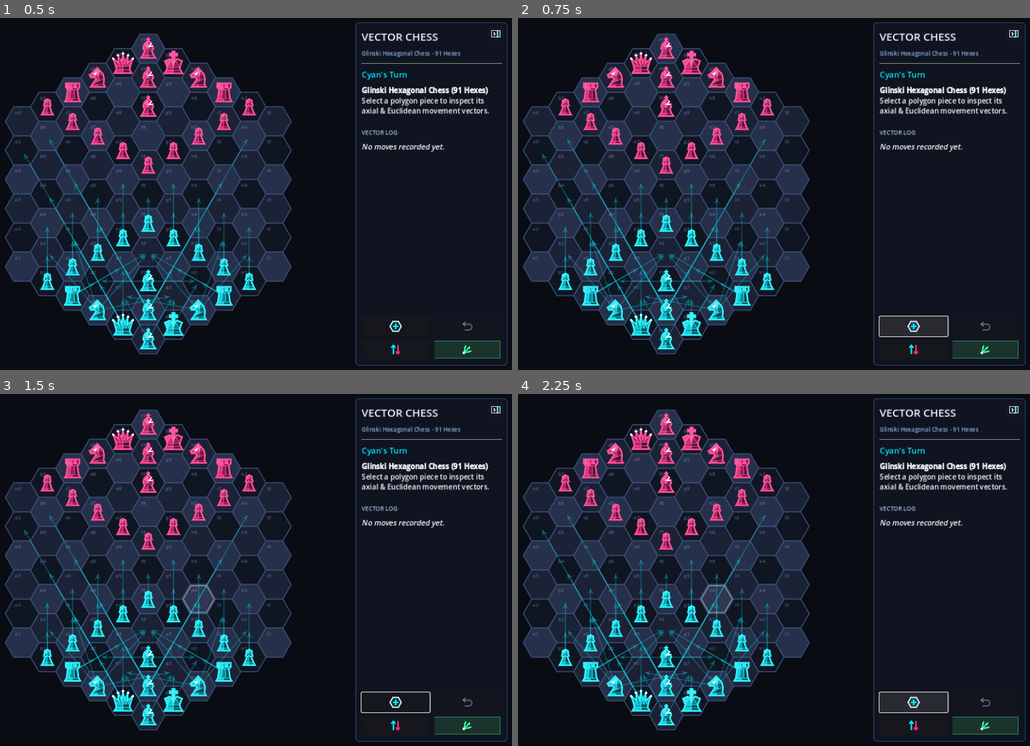
Above: before the commit, frames 1-4 (two rows, left to right).
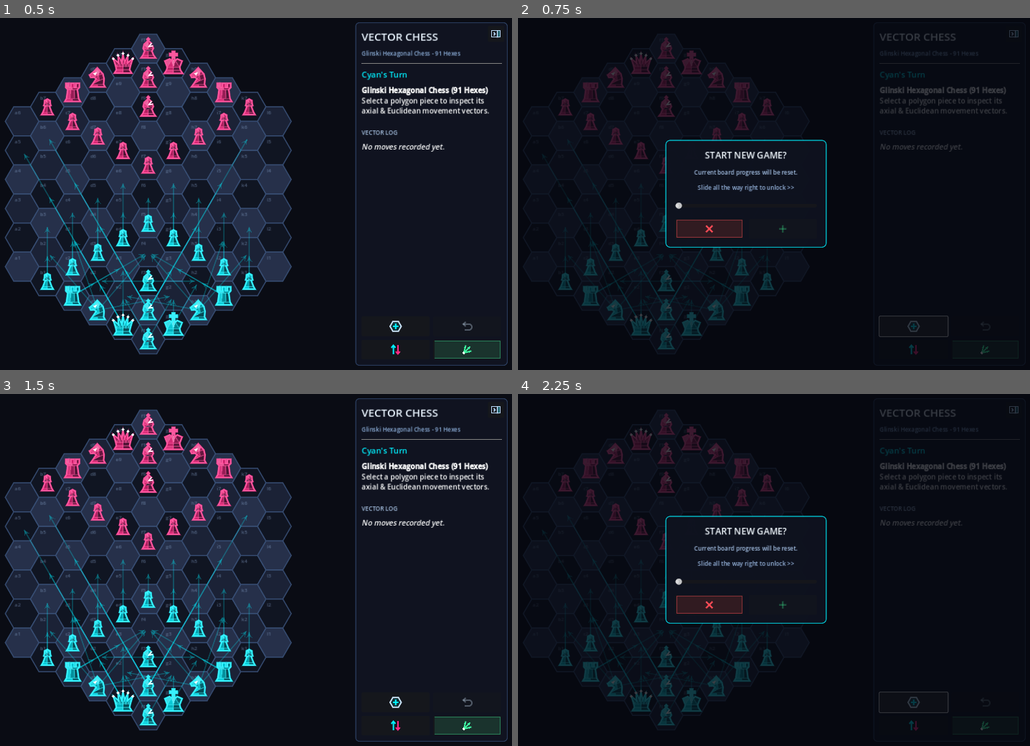
Above: after the commit, the same moments.

Repository: mdsolarflare/vector-chess
Game: Godot game, scene res://scenes/main.tscn
Two runs of this game, one before a commit and one after it. Both use one fixed random seed, a clock stepped at 60 frames per second and the inputs below.
Inputs (mouse positions are in pixels of both pictures, inside the frame that each line leads up to):
- Up to frame 1 (0.5 s): no input
- Up to frame 2 (0.75 s): click (912, 327) at 0.5 s
- Up to frame 3 (1.5 s): click (189, 605) at 1.27 s
- Up to frame 4 (2.25 s): click (912, 703) at 2 s

Frame 1 is identical in both runs. In frame 2, 31% of the frame differs, in the area x 0-100%, y 1-99%; in frame 3, 0.2%; in frame 4, 31%.

Commit message:
add confirmation prompt for new game.

Diff:
--- a/scenes/main.tscn
+++ b/scenes/main.tscn
@@ -19,6 +19,22 @@
 content_margin_right = 14.0
 content_margin_bottom = 14.0
 
+[sub_resource type="StyleBoxFlat" id="StyleBoxFlat_modal"]
+bg_color = Color(0.055, 0.07, 0.12, 0.98)
+border_width_left = 2
+border_width_top = 2
+border_width_right = 2
+border_width_bottom = 2
+border_color = Color(0.0, 0.94, 1.0, 0.75)
+corner_radius_top_left = 10
+corner_radius_top_right = 10
+corner_radius_bottom_right = 10
+corner_radius_bottom_left = 10
+content_margin_left = 22.0
+content_margin_top = 20.0
+content_margin_right = 22.0
+content_margin_bottom = 20.0
+
 [node name="Main" type="Control"]
 layout_mode = 3
 anchors_preset = 15
@@ -194,6 +210,81 @@
 offset_bottom = 60.0
 grow_horizontal = 0
 tooltip_text = "Hide Side Panel"
+
+[node name="NewGameModal" type="ColorRect" parent="."]
+unique_name_in_owner = true
+visible = false
+layout_mode = 1
+anchors_preset = 15
+anchor_right = 1.0
+anchor_bottom = 1.0
+grow_horizontal = 2
+grow_vertical = 2
+color = Color(0.02, 0.03, 0.06, 0.78)
+
+[node name="CenterContainer" type="CenterContainer" parent="NewGameModal"]
+layout_mode = 1
+anchors_preset = 15
+anchor_right = 1.0
+anchor_bottom = 1.0
+grow_horizontal = 2
+grow_vertical = 2
+
+[node name="ModalPanel" type="PanelContainer" parent="NewGameModal/CenterContainer"]
+custom_minimum_size = Vector2(360, 0)
+layout_mode = 2
+theme_override_styles/panel = SubResource("StyleBoxFlat_modal")
+
+[node name="ModalVBox" type="VBoxContainer" parent="NewGameModal/CenterContainer/ModalPanel"]
+layout_mode = 2
+theme_override_constants/separation = 14
+
+[node name="ModalTitle" type="Label" parent="NewGameModal/CenterContainer/ModalPanel/ModalVBox"]
+layout_mode = 2
+theme_override_colors/font_color = Color(0.95, 0.98, 1, 1)
+theme_override_font_sizes/font_size = 20
+text = "START NEW GAME?"
+horizontal_alignment = 1
+
+[node name="ModalDescription" type="Label" parent="NewGameModal/CenterContainer/ModalPanel/ModalVBox"]
+layout_mode = 2
+theme_override_colors/font_color = Color(0.65, 0.76, 0.9, 1)
+theme_override_font_sizes/font_size = 13
+text = "Current board progress will be reset."
+horizontal_alignment = 1
+
+[node name="SliderHintLabel" type="Label" parent="NewGameModal/CenterContainer/ModalPanel/ModalVBox"]
+unique_name_in_owner = true
+layout_mode = 2
+theme_override_font_sizes/font_size = 13
+text = "Slide all the way right to unlock >>"
+horizontal_alignment = 1
+
+[node name="ConfirmSlider" type="HSlider" parent="NewGameModal/CenterContainer/ModalPanel/ModalVBox"]
+unique_name_in_owner = true
+custom_minimum_size = Vector2(0, 32)
+layout_mode = 2
+max_value = 100.0
+step = 1.0
+
+[node name="ModalButtons" type="HBoxContainer" parent="NewGameModal/CenterContainer/ModalPanel/ModalVBox"]
+layout_mode = 2
+theme_override_constants/separation = 12
+
+[node name="CancelNewGameButton" type="Button" parent="NewGameModal/CenterContainer/ModalPanel/ModalVBox/ModalButtons"]
+unique_name_in_owner = true
+custom_minimum_size = Vector2(0, 44)
+layout_mode = 2
+size_flags_horizontal = 3
+tooltip_text = "Cancel"
+
+[node name="ConfirmNewGameButton" type="Button" parent="NewGameModal/CenterContainer/ModalPanel/ModalVBox/ModalButtons"]
+unique_name_in_owner = true
+custom_minimum_size = Vector2(0, 44)
+layout_mode = 2
+size_flags_horizontal = 3
+disabled = true
+tooltip_text = "Confirm New Game"
 
 [connection signal="pressed" from="MarginContainer/MainLayout/SidePanel/VBox/PromotionBox/PromoteGrid/PromoteQueenBtn" to="." method="_on_promote_queen_pressed"]
 [connection signal="pressed" from="MarginContainer/MainLayout/SidePanel/VBox/PromotionBox/PromoteGrid/PromoteRookBtn" to="." method="_on_promote_rook_pressed"]
@@ -204,3 +295,7 @@
 [connection signal="pressed" from="MarginContainer/MainLayout/SidePanel/VBox/ControlsGrid/FlipButton" to="." method="_on_flip_pressed"]
 [connection signal="pressed" from="MarginContainer/MainLayout/SidePanel/VBox/ControlsGrid/VectorsButton" to="." method="_on_vectors_pressed"]
 [connection signal="pressed" from="TogglePanelButton" to="." method="_on_toggle_panel_pressed"]
+[connection signal="drag_ended" from="NewGameModal/CenterContainer/ModalPanel/ModalVBox/ConfirmSlider" to="." method="_on_confirm_slider_drag_ended"]
+[connection signal="value_changed" from="NewGameModal/CenterContainer/ModalPanel/ModalVBox/ConfirmSlider" to="." method="_on_confirm_slider_value_changed"]
+[connection signal="pressed" from="NewGameModal/CenterContainer/ModalPanel/ModalVBox/ModalButtons/CancelNewGameButton" to="." method="_on_cancel_new_game_pressed"]
+[connection signal="pressed" from="NewGameModal/CenterContainer/ModalPanel/ModalVBox/ModalButtons/ConfirmNewGameButton" to="." method="_on_confirm_new_game_pressed"]
--- a/scripts/main.gd
+++ b/scripts/main.gd
@@ -1,9 +1,10 @@
 extends Control
 ## Main controller for Vector Chess (Glinski's Hexagonal Chess baseline).
 ## Manages responsive cross-platform layout, hexagonal telemetry HUD, pawn promotion UI,
-## and procedural vector icon buttons.
+## procedural vector icon buttons, and the slide-to-unlock New Game confirmation modal.
 
 const SHADE_NAMES: Array[String] = ["Dark", "Mid", "Light"]
+const SLIDER_UNLOCK_THRESHOLD: float = 98.0
 
 @onready var split_container: BoxContainer = %MainLayout
 @onready var vector_board: VectorBoard = %VectorBoard
@@ -19,6 +20,12 @@
 @onready var flip_button: Button = %FlipButton
 @onready var vectors_button: Button = %VectorsButton
 
+@onready var new_game_modal: ColorRect = %NewGameModal
+@onready var confirm_slider: HSlider = %ConfirmSlider
+@onready var slider_hint_label: Label = %SliderHintLabel
+@onready var cancel_new_game_button: Button = %CancelNewGameButton
+@onready var confirm_new_game_button: Button = %ConfirmNewGameButton
+
 
 func _ready() -> void:
 	vector_board.move_executed.connect(_on_move_executed)
@@ -30,6 +37,8 @@
 	undo_button.draw.connect(_on_undo_button_draw)
 	flip_button.draw.connect(_on_flip_button_draw)
 	vectors_button.draw.connect(_on_vectors_button_draw)
+	cancel_new_game_button.draw.connect(_on_cancel_new_game_button_draw)
+	confirm_new_game_button.draw.connect(_on_confirm_new_game_button_draw)
 
 	get_viewport().size_changed.connect(_on_viewport_size_changed)
 	_on_viewport_size_changed()
@@ -169,7 +178,6 @@
 	var alpha := 0.32 if btn.disabled else 0.95
 	var col := Color(0.82, 0.92, 1.0, alpha)
 
-	# Top horizontal shaft + right semicircular U-turn + bottom return tail
 	var arc_center := c + Vector2(3.5, 1.5)
 	var arc_r := 6.5
 	var top_y := arc_center.y - arc_r
@@ -186,7 +194,6 @@
 
 	btn.draw_polyline(path, col, 2.0, true)
 
-	# Left-pointing arrowhead at (left_x, top_y)
 	var tip := Vector2(left_x - 1.0, top_y)
 	var head := PackedVector2Array([
 		tip + Vector2(5.5, -4.5),
@@ -204,7 +211,6 @@
 	var up_col := VectorBoard.COLOR_MAGENTA if flipped else VectorBoard.COLOR_CYAN
 	var down_col := VectorBoard.COLOR_CYAN if flipped else VectorBoard.COLOR_MAGENTA
 
-	# Left arrow pointing UP
 	var lx := c.x - 5.0
 	var top_y := c.y - 9.5
 	var bot_y := c.y + 9.5
@@ -216,7 +222,6 @@
 	])
 	btn.draw_polyline(up_head, up_col, 2.0, true)
 
-	# Right arrow pointing DOWN
 	var rx := c.x + 5.0
 	btn.draw_line(Vector2(rx, top_y), Vector2(rx, bot_y), down_col, 2.0, true)
 	var down_head := PackedVector2Array([
@@ -241,7 +246,6 @@
 	var ray_col := Color(0.25, 1.0, 0.65, 0.98) if active else Color(0.55, 0.65, 0.78, 0.42)
 	var origin := c + Vector2(-8.0, 7.5)
 
-	# 3 fanning vector rays at -75 deg, -45 deg, -15 deg
 	var angles := [-deg_to_rad(75.0), -deg_to_rad(45.0), -deg_to_rad(15.0)]
 	var lengths := [17.0, 19.5, 17.0]
 	for i in range(3):
@@ -259,9 +263,40 @@
 		])
 		btn.draw_colored_polygon(head, ray_col)
 
-	# Origin vertex node
 	var node_col := Color(1.0, 1.0, 1.0, 0.95) if active else ray_col
 	btn.draw_circle(origin, 2.8, node_col)
+
+
+## Draws a red 'X' icon on the New Game modal Cancel button.
+func _on_cancel_new_game_button_draw() -> void:
+	var btn := cancel_new_game_button
+	var c := btn.size * 0.5
+	var red_col := Color(1.0, 0.30, 0.34, 0.95)
+
+	var inner_rect := Rect2(Vector2(3, 3), btn.size - Vector2(6, 6))
+	btn.draw_rect(inner_rect, Color(1.0, 0.25, 0.30, 0.12), true)
+	btn.draw_rect(inner_rect, Color(1.0, 0.30, 0.34, 0.48), false, 1.3)
+
+	var arm := 6.8
+	btn.draw_line(c + Vector2(-arm, -arm), c + Vector2(arm, arm), red_col, 2.4, true)
+	btn.draw_line(c + Vector2(-arm, arm), c + Vector2(arm, -arm), red_col, 2.4, true)
+
+
+## Draws a green '+' icon on the New Game modal Confirm button (dimmed until unlocked).
+func _on_confirm_new_game_button_draw() -> void:
+	var btn := confirm_new_game_button
+	var c := btn.size * 0.5
+	var unlocked := not btn.disabled
+
+	if unlocked:
+		var inner_rect := Rect2(Vector2(3, 3), btn.size - Vector2(6, 6))
+		btn.draw_rect(inner_rect, Color(0.20, 1.0, 0.55, 0.16), true)
+		btn.draw_rect(inner_rect, Color(0.25, 1.0, 0.60, 0.68), false, 1.5)
+
+	var green_col := Color(0.25, 1.0, 0.60, 0.98) if unlocked else Color(0.25, 1.0, 0.60, 0.26)
+	var arm := 7.5
+	btn.draw_line(c + Vector2(-arm, 0), c + Vector2(arm, 0), green_col, 2.6, true)
+	btn.draw_line(c + Vector2(0, -arm), c + Vector2(0, arm), green_col, 2.6, true)
 
 
 func _on_move_executed(_move: GameRules.VectorMove, _notation: String) -> void:
@@ -344,6 +379,53 @@
 
 
 func _on_new_game_pressed() -> void:
+	_open_new_game_modal()
+
+
+func _open_new_game_modal() -> void:
+	confirm_slider.value = 0.0
+	_update_new_game_modal_state(0.0)
+	new_game_modal.visible = true
+
+
+func _on_cancel_new_game_pressed() -> void:
+	new_game_modal.visible = false
+	confirm_slider.value = 0.0
+
+
+func _on_confirm_slider_value_changed(val: float) -> void:
+	_update_new_game_modal_state(val)
+
+
+func _on_confirm_slider_drag_ended(_value_changed: bool) -> void:
+	if confirm_slider.value < SLIDER_UNLOCK_THRESHOLD:
+		confirm_slider.value = 0.0
+		_update_new_game_modal_state(0.0)
+	else:
+		confirm_slider.value = 100.0
+		_update_new_game_modal_state(100.0)
+
+
+func _update_new_game_modal_state(val: float) -> void:
+	var unlocked := val >= SLIDER_UNLOCK_THRESHOLD
+	confirm_new_game_button.disabled = not unlocked
+	cancel_new_game_button.text = ""
+	confirm_new_game_button.text = ""
+	cancel_new_game_button.queue_redraw()
+	confirm_new_game_button.queue_redraw()
+
+	if unlocked:
+		slider_hint_label.text = "Unlocked - Press + to Reset"
+		slider_hint_label.modulate = Color(0.25, 1.0, 0.65, 1.0)
+	else:
+		slider_hint_label.text = "Slide all the way right to unlock >>"
+		slider_hint_label.modulate = Color(0.65, 0.78, 0.95, 0.9)
+
+
+func _on_confirm_new_game_pressed() -> void:
+	if confirm_slider.value < SLIDER_UNLOCK_THRESHOLD:
+		return
+	new_game_modal.visible = false
 	promotion_box.visible = false
 	vector_board.start_new_game()
 	_refresh_hud()
Not shown: 1 places in scenes/main.tscn that only renumber resources
